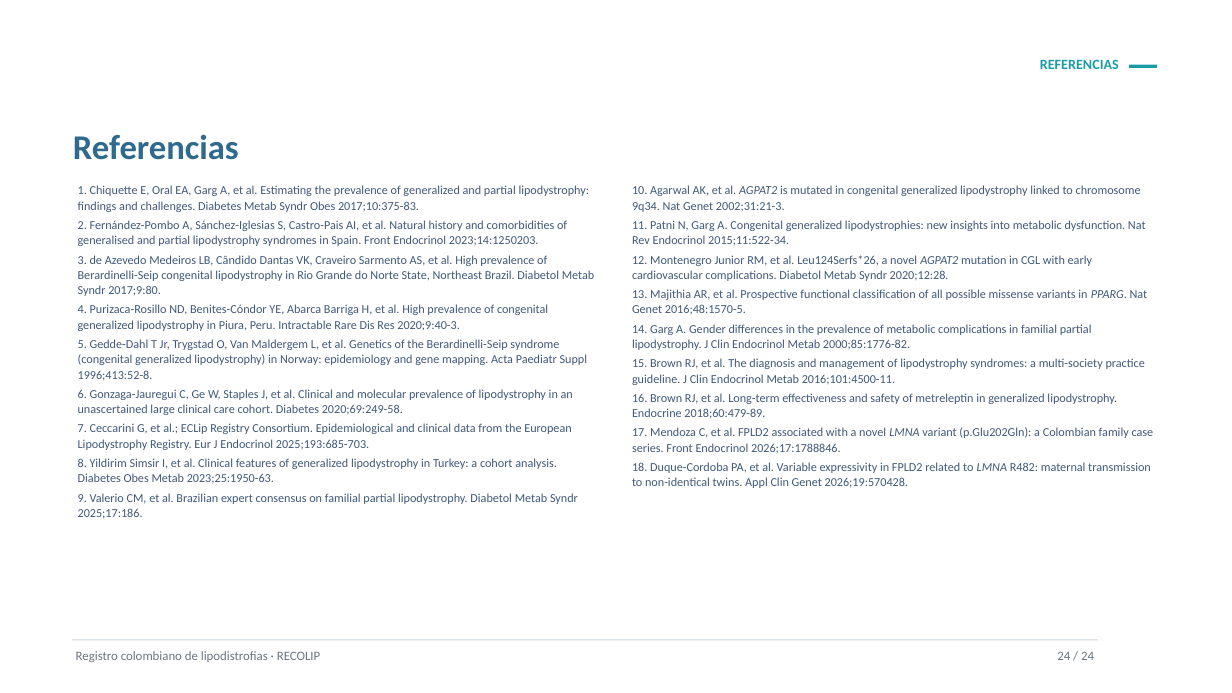
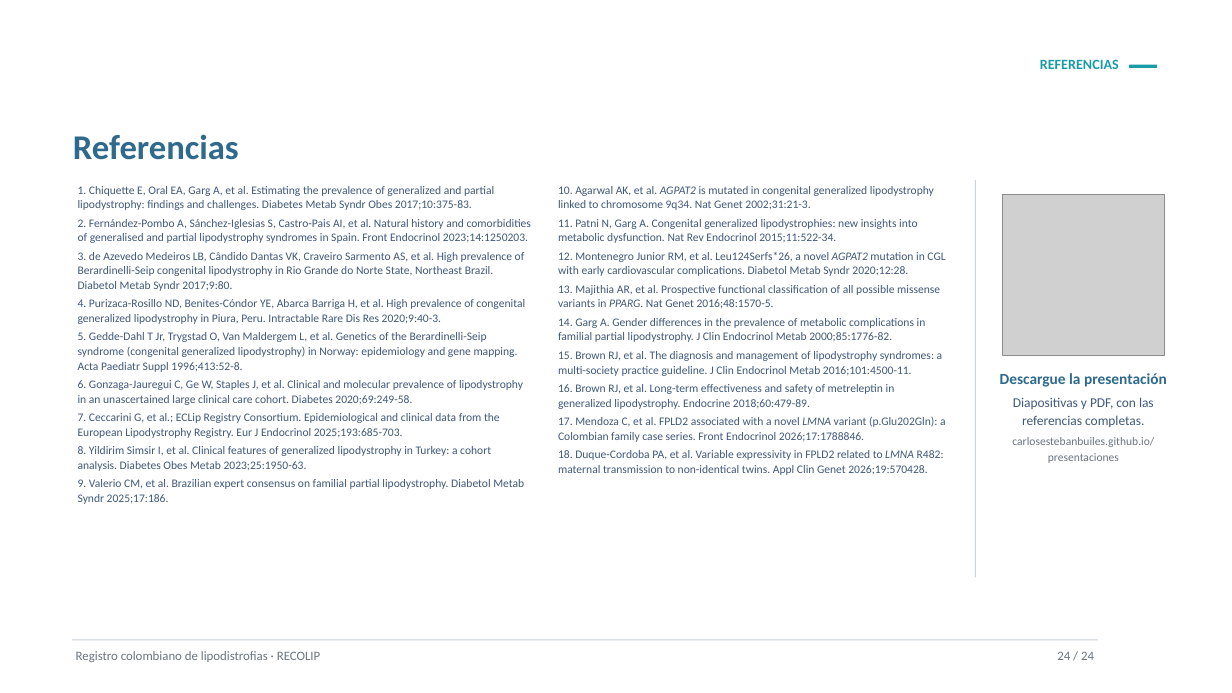
Before and after one commit to carlosestebanbuiles/presentaciones, a slide deck: slide 24 of fuentes/Registro_lipodistrofias_Afrodita_2026.pptx. Drawn at 1232x693 pixels with LibreOffice and Linux fonts; fonts in the diff are those of the drawing; grey boxes stand for pictures; background and template pictures are left out. Boxes give left, top, right and bottom in pixels: in the first picture for what was removed or moved away, otherwise in the second. Text is boxed around its words. In the diff, an @@ line names an element or a change of style, - is before the commit and + after.

```diff
--- a/fuentes/Registro_lipodistrofias_Afrodita_2026.pptx
+++ b/fuentes/Registro_lipodistrofias_Afrodita_2026.pptx
@@ text "1. Chiquette E, Oral EA, ..." at bbox=[78, 186, 531, 504]: size 9.5 to 9 pt @@
@@ text "10. Agarwal AK, et al. ..." at bbox=[558, 186, 946, 475]: size 9.5 to 9 pt @@
@@ text "10. Agarwal AK, et al. ...": place and size @@
-text "10. Agarwal AK, et al. ..." at bbox=[632, 185, 1154, 488]
+text "10. Agarwal AK, et al. ..." at bbox=[558, 186, 946, 475]
@@ rectangle added at bbox=[975, 180, 976, 578], fill #C9D3DB @@
@@ picture added at bbox=[1003, 194, 1165, 356] @@
@@ text added at bbox=[1000, 373, 1167, 463], 10.5 pt, text #41597A @@
+Descargue la presentación
+Diapositivas y PDF, con las referencias completas.
+carlosestebanbuiles.github.io/presentaciones
```
